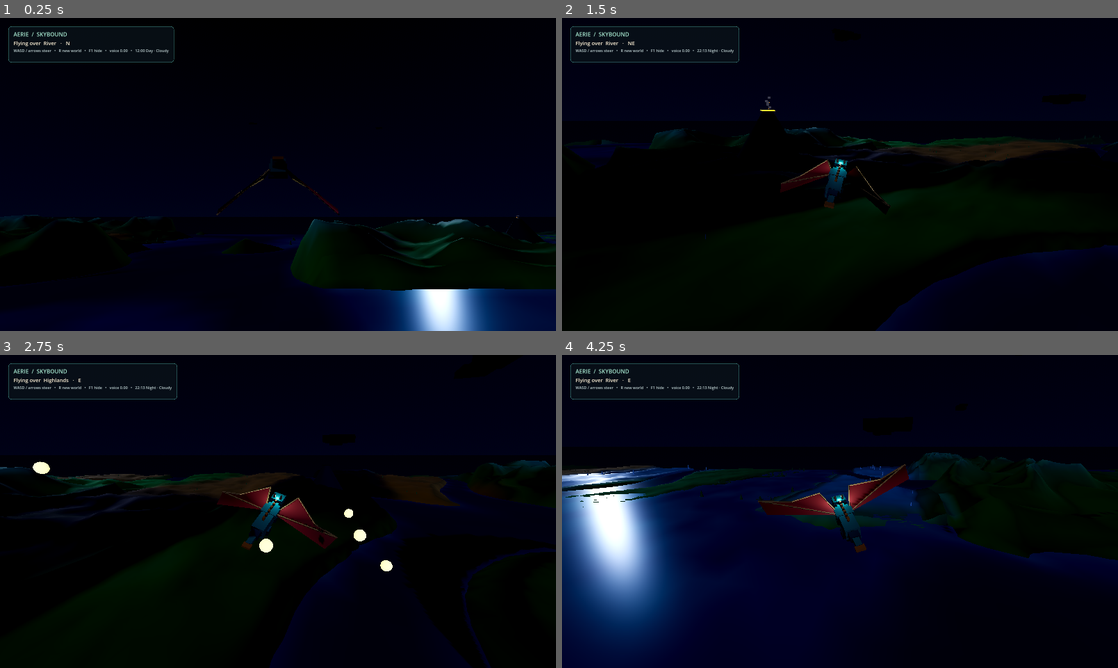
Above: before the commit, frames 1-4 (two rows, left to right).
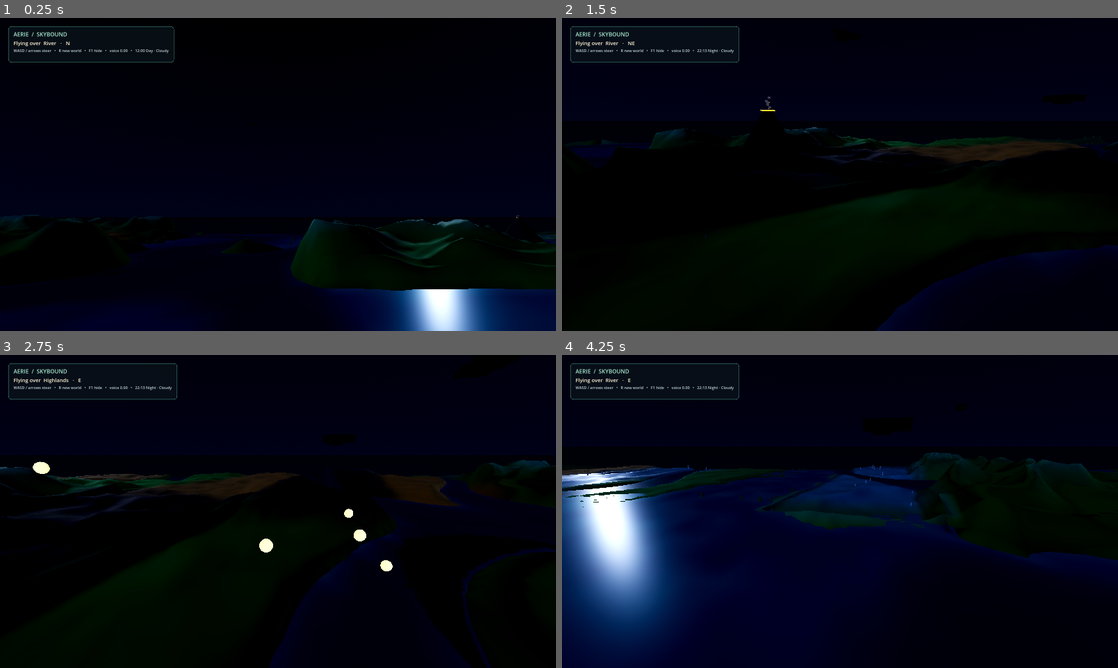
Above: after the commit, the same moments.

Repository: amurru/aerie
Game: Godot game, scene res://scenes/main.tscn
The game is run twice, just before and just after one commit, with the same random seed, the same clock (stepped at 60 frames per second) and the same inputs.
Inputs (mouse positions are in pixels of both pictures, inside the frame that each line leads up to):
- Up to frame 1 (0.25 s): no input
- Up to frame 2 (1.5 s): tap Enter at 0.5 s; move the mouse to (962, 158) at 0.52 s; hold D (move_right) 0.53-1.25 s; tap R at 0.6 s; click (962, 158) at 0.67 s; tap Space at 0.77, 1.07 s; drag from (728, 190) to (812, 237) at 1.27 s
- Up to frame 3 (2.75 s): move the mouse to (333, 442) at 2.02 s; hold D (move_right) from 2.03 s (still down); tap B at 2.1 s
- Up to frame 4 (4.25 s): release D (move_right) at 2.75 s; drag from (812, 574) to (673, 464) at 2.77 s; move the mouse to (1006, 558) at 3.52 s; hold A (move_left) from 3.53 s (still down); tap R at 3.6 s; tap Space at 3.77, 4.07 s

The runs differ from the first frame. In frame 1, less than 0.1% of the frame differs, in the area x 38-62%, y 48-64%; in frame 2, 0.8%; in frame 3, 1.3%; in frame 4, 1.7%, in the area x 35-63%, y 34-64%.
Error after the commit: Cannot call method 'instantiate' on a null value. (res://scripts/dragon.gd:123)

Commit message:
Quaternius CC0 dragon with flying loop and swim fold
- Rigged model replaces procedural boxes, auto-scaled to 6m
- Dragon_Flying on manual advance with loop fix and ordering
- Swim mode: slowed beat, full-chain wing fold, tail sway, dive pitch

Diff:
--- a/scripts/dragon.gd
+++ b/scripts/dragon.gd
@@ -1,9 +1,9 @@
 extends Node3D
 
 const TURN_RATE: float = 1.5
+const MODEL_PATH := "res://assets/models/quaternius_dragon.glb"
+const MODEL_LENGTH := 6.0
 
-var left_wing: Node3D
-var right_wing: Node3D
 var flight_time: float = 0.0
 var flight_speed: float = 27.0
 var altitude: float = 63.0
@@ -14,8 +14,19 @@
 # Set by the controller: true while below the waterline in water.
 var submerged: bool = false
 var heading: float = 0.0
+# 0 = wings out (flying), 1 = wings folded (swimming). Eased in _process.
+# wallpaper.gd reads this for the dive camera.
 var fold: float = 0.0
 var swim_phase: float = 0.0
+
+var _model: Node3D
+var _anim: AnimationPlayer
+var _skeleton: Skeleton3D
+var _wing_l := [-1, -1]
+var _wing_r := [-1, -1]
+var _wing_tip_l := [-1, -1]
+var _wing_tip_r := [-1, -1]
+var _tail := [-1, -1]
 
 
 func _ready() -> void:
@@ -52,14 +63,45 @@
 	position += facing * (flight_speed + energy_boost * 10.0) * delta
 	position.y = lerpf(position.y, desired_y, 1.0 - exp(-2.0 * delta))
 	rotation.z = lerpf(rotation.z, clampf(-turn_smooth * 0.4, -0.5, 0.5), 1.0 - exp(-4.0 * delta))
-	rotation.x = lerpf(rotation.x, clampf(climb * 0.12, -0.3, 0.3), 1.0 - exp(-3.0 * delta)) + sin(flight_time * 0.72) * 0.02 * (1.0 - fold)
-	var amp: float = 0.58 * (1.0 - fold * 0.92)
-	var flap: float = sin(flight_time * 6.2) * amp + 0.08 * (1.0 - fold) + 0.02
-	left_wing.rotation.y = fold * 1.2
-	right_wing.rotation.y = -fold * 1.2
-	left_wing.rotation.z = flap
-	right_wing.rotation.z = -flap
+	# Underwater the body pitches into the swim: stronger climb response
+	# plus a slight nose-down cruise bias, so it reads as swimming, level.
+	var pitch_gain := lerpf(0.12, 0.32, fold)
+	var pitch_bias := -0.14 * fold
+	rotation.x = lerpf(rotation.x, clampf(climb * pitch_gain + pitch_bias, -0.45, 0.45), 1.0 - exp(-3.0 * delta)) + sin(flight_time * 0.72) * 0.02 * (1.0 - fold)
+	if _anim != null and _anim.is_playing():
+		# Underwater the wingbeat slows to a lazy drift; the fold holds.
+		_anim.advance(delta * lerpf(1.0, 0.15, fold))
+	_pose_swim_bones()
 	steering = steering.move_toward(Vector2.ZERO, delta * 1.25)
+
+
+func _pose_swim_bones() -> void:
+	# Additive fold over the flying animation (advanced manually above, so
+	# this ordering is deterministic): wings sweep back, tail sways.
+	# Requires a live animation stream: without per-frame pose resets the
+	# multiplies would accumulate and spin the wings like a propeller.
+	if _skeleton == null or fold < 0.01:
+		return
+	if _anim == null or not _anim.is_playing():
+		return
+	var sweep := Quaternion(Vector3.UP, fold * 1.3)
+	var curl := Quaternion(Vector3.UP, fold * 0.9)
+	for b in _wing_l:
+		if b >= 0:
+			_skeleton.set_bone_pose_rotation(b, _skeleton.get_bone_pose_rotation(b) * sweep)
+	for b in _wing_r:
+		if b >= 0:
+			_skeleton.set_bone_pose_rotation(b, _skeleton.get_bone_pose_rotation(b) * sweep.inverse())
+	for b in _wing_tip_l:
+		if b >= 0:
+			_skeleton.set_bone_pose_rotation(b, _skeleton.get_bone_pose_rotation(b) * curl)
+	for b in _wing_tip_r:
+		if b >= 0:
+			_skeleton.set_bone_pose_rotation(b, _skeleton.get_bone_pose_rotation(b) * curl.inverse())
+	var sway := Quaternion(Vector3.UP, sin(swim_phase + 1.2) * 0.28 * fold)
+	for b in _tail:
+		if b >= 0:
+			_skeleton.set_bone_pose_rotation(b, _skeleton.get_bone_pose_rotation(b) * sway)
 
 
 func add_mouse_steer(relative: Vector2) -> void:
@@ -75,28 +117,51 @@
 	steering.x = clampf(steering.x + lateral, -1.0, 1.0)
 	steering.y = clampf(steering.y + vertical, -1.0, 1.0)
 
-
 func _build_dragon() -> void:
-	var scale_color := Color("3e9b83")
-	var shadow_color := Color("286a63")
-	var belly_color := Color("d69b55")
-	_add_box("Armored_body", Vector3(0.0, 0.0, 0.15), Vector3(1.55, 1.35, 4.9), scale_color)
-	_add_box("Chest_plate", Vector3(0.0, -0.48, -0.95), Vector3(1.13, 0.52, 1.65), belly_color)
-	_add_box("Shoulders", Vector3(0.0, 0.43, -0.95), Vector3(2.0, 0.62, 1.5), scale_color)
-	_add_box("Neck", Vector3(0.0, 0.28, -2.35), Vector3(0.86, 0.83, 2.1), scale_color)
-	_add_box("Broad_head", Vector3(0.0, 0.52, -3.35), Vector3(1.52, 1.13, 1.45), scale_color)
-	_add_box("Muzzle", Vector3(0.0, 0.22, -4.12), Vector3(1.02, 0.57, 0.83), belly_color)
-	_add_box("Jaw", Vector3(0.0, -0.18, -3.95), Vector3(0.95, 0.28, 0.93), shadow_color)
-	for side in [-1.0, 1.0]:
-		_add_box("Hind_leg", Vector3(side * 0.72, -0.71, 1.05), Vector3(0.53, 0.72, 1.05), shadow_color)
-		_add_box("Fore_leg", Vector3(side * 0.83, -0.44, -1.05), Vector3(0.32, 0.72, 0.82), shadow_color)
-		_add_box("Golden_eye", Vector3(side * 0.59, 0.64, -3.7), Vector3(0.18, 0.2, 0.22), Color("ffd36e"), true)
-		_add_box("Horn", Vector3(side * 0.43, 1.17, -3.0), Vector3(0.24, 0.82, 0.25), Color("d5b783"))
-		_add_box("Tail_segment_1", Vector3(side * 0.11, 0.12, 2.78), Vector3(0.8, 0.68, 1.45), shadow_color)
-		_add_box("Tail_segment_2", Vector3(side * 0.08, 0.1, 4.0), Vector3(0.47, 0.42, 1.35), scale_color)
-	_add_box("Tail_spade", Vector3(0.0, 0.12, 4.92), Vector3(0.95, 0.24, 0.65), Color("d9904f"))
-	left_wing = _create_wing(-1.0)
-	right_wing = _create_wing(1.0)
+	# Quaternius CC0 dragon (assets/models/CREDITS.md): rigged, animated.
+	var packed: PackedScene = load(MODEL_PATH)
+	_model = packed.instantiate()
+	_model.name = "DragonModel"
+	add_child(_model)
+	# Quaternius faces +Z; our forward is -Z.
+	_model.rotation.y = PI
+	# Uniform scale from measured bounds to the target body length.
+	var bounds := AABB()
+	var first := true
+	var queue: Array[Node] = [_model]
+	while not queue.is_empty():
+		var n: Node = queue.pop_back()
+		if n is MeshInstance3D and (n as MeshInstance3D).mesh != null:
+			var local: AABB = (n as MeshInstance3D).mesh.get_aabb()
+			var world_box: AABB = (n as MeshInstance3D).global_transform * local
+			bounds = world_box if first else bounds.merge(world_box)
+			first = false
+		for c in n.get_children():
+			queue.append(c)
+	var longest: float = maxf(bounds.size.x, maxf(bounds.size.y, bounds.size.z))
+	if longest > 0.001:
+		_model.scale = Vector3.ONE * (MODEL_LENGTH / longest)
+	# Skeleton, flying loop on manual advance so bone overrides stay ordered.
+	var anims: Array[Node] = _model.find_children("*", "AnimationPlayer", true, false)
+	if not anims.is_empty():
+		_anim = anims[0]
+		_anim.callback_mode_process = AnimationMixer.ANIMATION_CALLBACK_MODE_PROCESS_MANUAL
+		var clip := "DragonArmature|Dragon_Flying"
+		# Imported clips default to play-once: without looping, advance()
+		# stops rewriting bone poses, which freezes the wings in air and
+		# makes swim overrides accumulate into a propeller underwater.
+		var res: Animation = _anim.get_animation(clip)
+		if res != null:
+			res.loop_mode = Animation.LOOP_LINEAR
+		_anim.play(clip)
+	var skels: Array[Node] = _model.find_children("*", "Skeleton3D", true, false)
+	if not skels.is_empty():
+		_skeleton = skels[0]
+		_wing_l = [_bone("Wing1.L"), _bone("Wing2.L")]
+		_wing_r = [_bone("Wing1.R"), _bone("Wing2.R")]
+		_wing_tip_l = [_bone("Wing3.L"), _bone("Wing4.L")]
+		_wing_tip_r = [_bone("Wing3.R"), _bone("Wing4.R")]
+		_tail = [_bone("Tail2"), _bone("Tail3")]
 	# Headlamp: readability while diving and at night.
 	var lamp := OmniLight3D.new()
 	lamp.name = "DiveLamp"
@@ -105,73 +170,9 @@
 	lamp.omni_range = 26.0
 	lamp.position = Vector3(0.0, 1.2, -3.0)
 	add_child(lamp)
-	for spike in range(6):
-		_add_box("Back_spine", Vector3(0.0, 0.78, 1.0 - float(spike) * 0.72), Vector3(0.25, 0.56, 0.4), Color("e39a4f"))
 
 
-func _create_wing(side: float) -> Node3D:
-	var pivot := Node3D.new()
-	pivot.name = "Left_wing" if side < 0.0 else "Right_wing"
-	pivot.position = Vector3(side * 0.62, 0.47, -0.75)
-	add_child(pivot)
-	var st := SurfaceTool.new()
-	st.begin(Mesh.PRIMITIVE_TRIANGLES)
-	var membrane := StandardMaterial3D.new()
-	membrane.albedo_color = Color("d66b56")
-	membrane.roughness = 0.86
-	membrane.cull_mode = BaseMaterial3D.CULL_DISABLED
-	st.set_material(membrane)
-	var p0 := Vector3.ZERO
-	var p1 := Vector3(side * 7.6, 0.12, -0.5)
-	var p2 := Vector3(side * 8.7, 0.18, -3.6)
-	var p3 := Vector3(side * 5.0, 0.43, -2.65)
-	var p4 := Vector3(side * 1.45, 0.28, -5.0)
-	var p5 := Vector3(side * 0.55, 0.1, -2.0)
-	for tri in [[p0, p1, p2], [p0, p2, p3], [p0, p3, p4], [p0, p4, p5]]:
-		for point in tri:
-			st.set_color(Color("d66b56") if point.x * side > 1.5 else Color("e49a63"))
-			st.add_vertex(point)
-	st.generate_normals()
-	var surface := MeshInstance3D.new()
-	surface.name = "Copper_membrane"
-	surface.mesh = st.commit()
-	pivot.add_child(surface)
-	_add_wing_bone(pivot, Vector3.ZERO, p2, side)
-	_add_wing_bone(pivot, Vector3.ZERO, p4, side)
-	_add_wing_bone(pivot, p2, p3, side)
-	_add_wing_bone(pivot, p3, p4, side)
-	return pivot
-
-
-func _add_wing_bone(parent: Node3D, start: Vector3, finish: Vector3, side: float) -> void:
-	var beam := MeshInstance3D.new()
-	var box := BoxMesh.new()
-	box.size = Vector3(0.14, 0.16, start.distance_to(finish))
-	box.material = _material(Color("efbc78"))
-	beam.mesh = box
-	beam.position = (start + finish) * 0.5
-	parent.add_child(beam)
-	beam.look_at(beam.global_position + (finish - start).normalized(), Vector3.UP)
-
-
-func _add_box(node_name: String, at: Vector3, size: Vector3, color: Color, emissive: bool = false) -> void:
-	var instance := MeshInstance3D.new()
-	instance.name = node_name
-	var box := BoxMesh.new()
-	box.size = size
-	var material := _material(color)
-	if emissive:
-		material.emission_enabled = true
-		material.emission = color
-		material.emission_energy_multiplier = 0.75
-	box.material = material
-	instance.mesh = box
-	instance.position = at
-	add_child(instance)
-
-
-func _material(color: Color) -> StandardMaterial3D:
-	var material := StandardMaterial3D.new()
-	material.albedo_color = color
-	material.roughness = 0.78
-	return material
+func _bone(bone_name: String) -> int:
+	if _skeleton == null:
+		return -1
+	return _skeleton.find_bone(bone_name)
Not shown, added: assets/models/CREDITS.md
